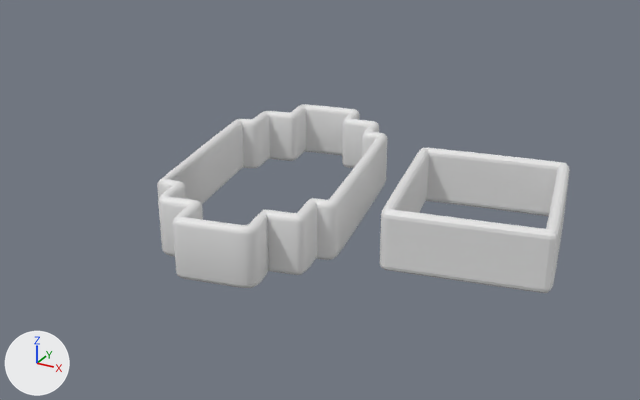
An edit to the Blender file riffle-cookies.blend, drawn before and after from the same camera.
Camera for both pictures: a 50 mm camera at (28.7, -60.2, 29.3) aimed at (-4.2, -0.2, -0.7). The lights are fixed; the arrows at lower left show +X, +Y and +Z.

The scene before the commit, as lines of its bpy script (objects in view):
```python
ob_curve = bpy.data.objects.new('Curve', cu_path3251)
ob_curve.location = (-8.09, 0.0, 0.0)
ob_curve.scale = (496.0, 496.0, 496.0)
ob_curve_001 = bpy.data.objects.new('Curve.001', cu_path3237)
ob_curve_001.location = (8.42, 0.0, 0.0)
ob_curve_001.scale = (496.0, 496.0, 496.0)
```
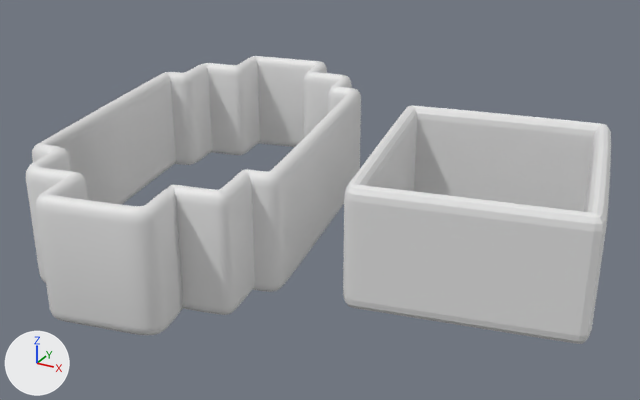
Commit message: resizing riffle cookies

Scene script edits in JSON lines:
```json
{"op": "set", "path": "ob_curve_001.scale", "old": "(496.0, 496.0, 496.0)", "new": "(700.0, 700.0, 1000.0)"}
{"op": "set", "path": "ob_curve.location", "old": "(-8.09, 0.0, 0.0)", "new": "(-15.0, 0.0, 0.0)"}
{"op": "set", "path": "ob_curve.scale", "old": "(496.0, 496.0, 496.0)", "new": "(700.0, 700.0, 1000.0)"}
```

Boxes [x1, y1, x2, y2] around the edits, measured in the pictures (640 x 400 px):
```json
{"object": "Curve", "change": "moved, rescaled", "before": [157, 104, 388, 288], "after": [26, 56, 361, 335], "on screen": "45% wider, 51% taller"}
{"object": "Curve.001", "change": "rescaled", "before": [380, 148, 570, 293], "after": [343, 105, 611, 344], "on screen": "41% wider, 64% taller"}
```
